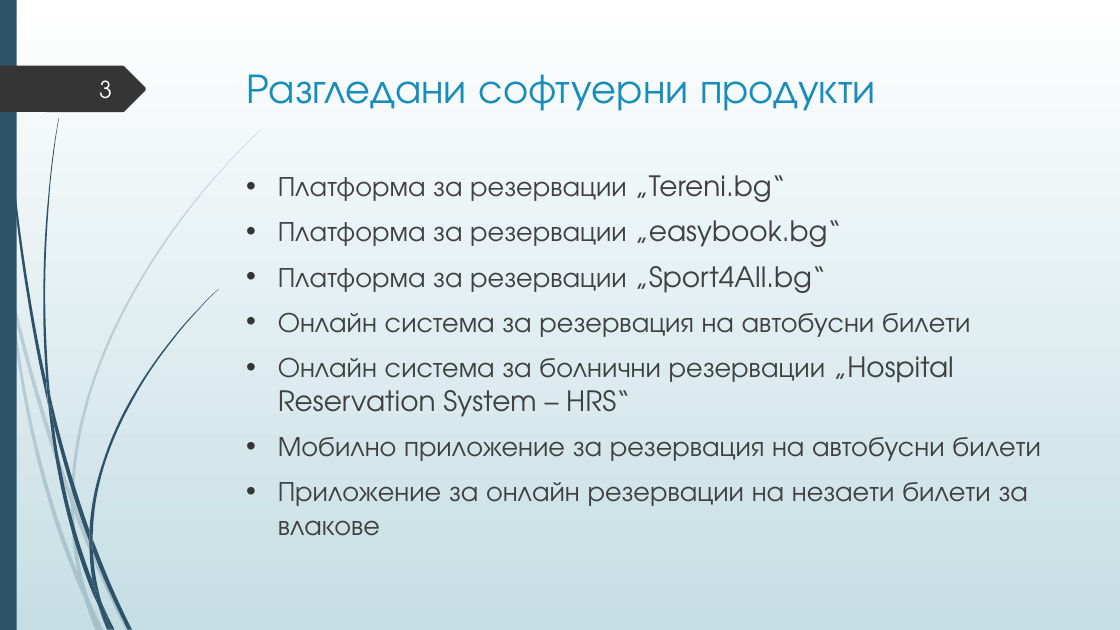
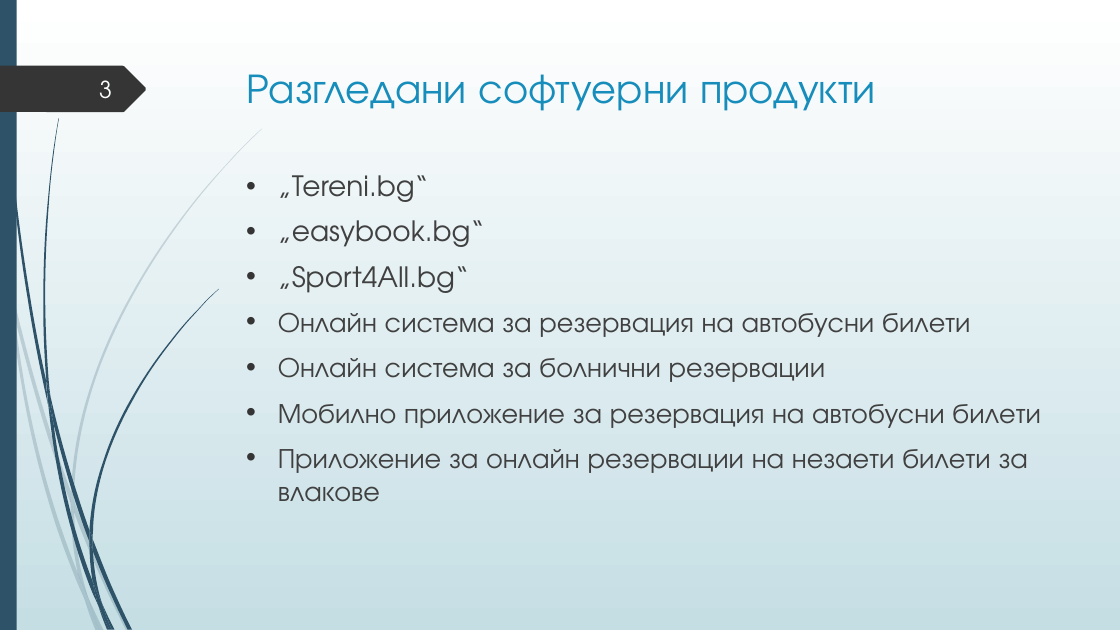
Before and after one commit to Izabel96/PlayingFieldReservations, a slide deck: slide 3 of Дипломна защита.pptx. Drawn at 1120x630 pixels with LibreOffice and Linux fonts; fonts in the diff are those of the drawing. Boxes give left, top, right and bottom in pixels: in the first picture for what was removed or moved away, otherwise in the second. Text is boxed around its words. In the diff, an @@ line names an element or a change of style, - is before the commit and + after.

```diff
--- a/Дипломна защита.pptx
+++ b/Дипломна защита.pptx
@@ text at [278, 175, 485, 293]: text changed @@
-• Платформа за резервации „Tereni.bg“
-• Платформа за резервации „easybook.bg“
-• Платформа за резервации „Sport4All.bg“
+• „Tereni.bg“
+• „easybook.bg“
+• „Sport4All.bg“
@@ text at [278, 357, 826, 382]: text changed @@
-• Онлайн система за болнични резервации „Hospital Reservation System – HRS“
+• Онлайн система за болнични резервации
```
Also in this commit, not shown: 6 other slides changed, 14 slides added, 4 slides removed.
